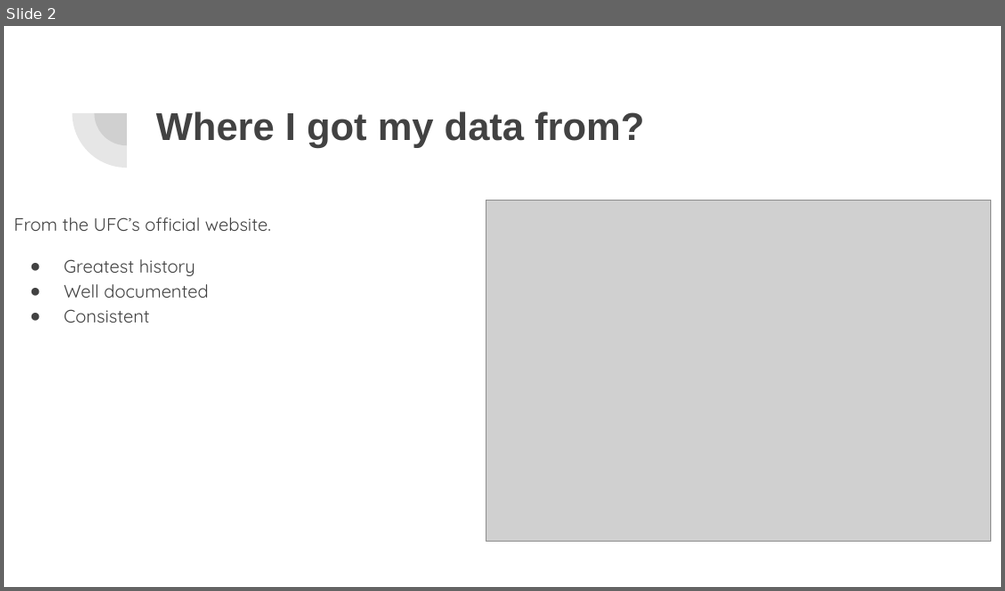
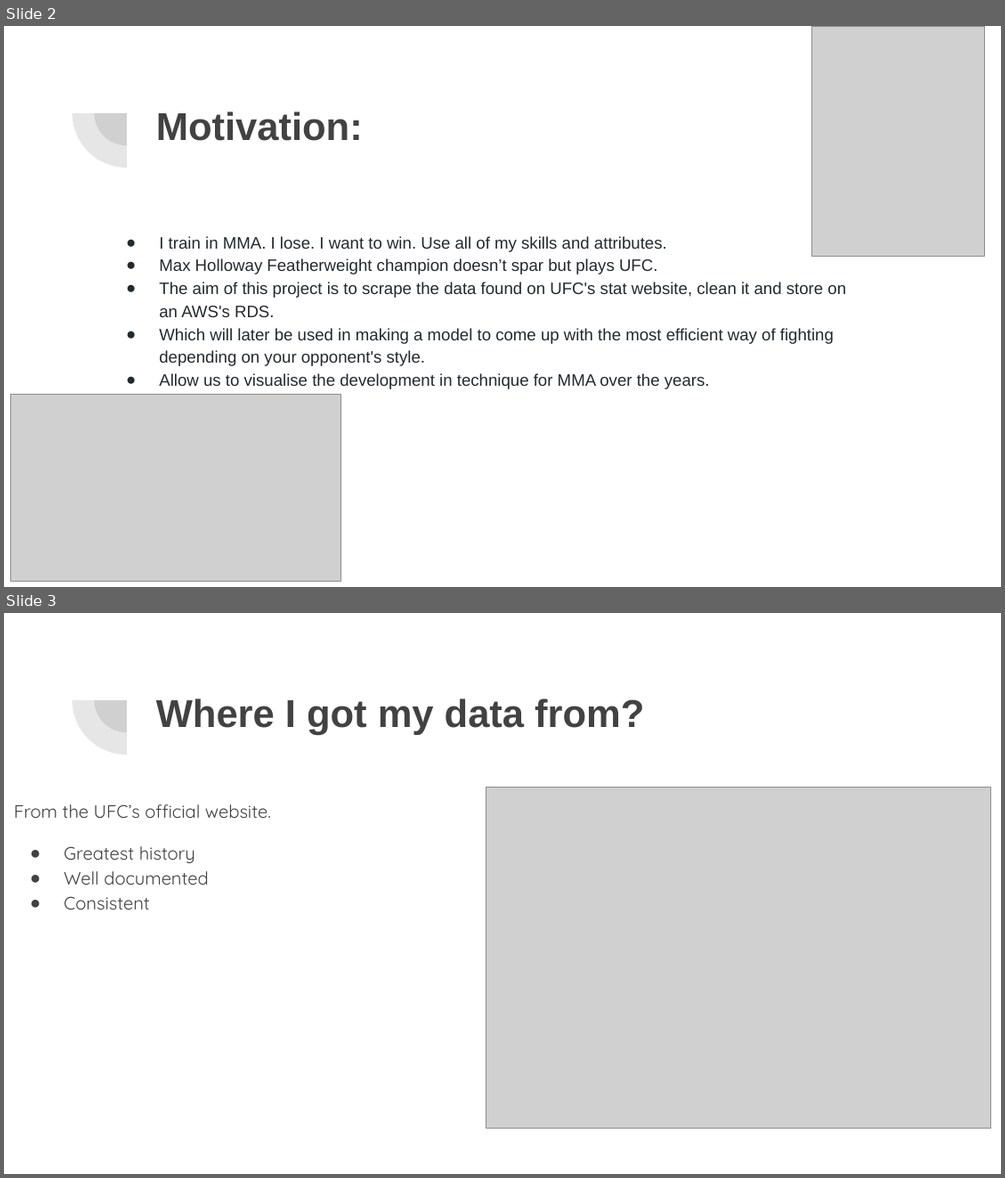
Before and after one commit to MIGUEL-LO/project_1_web_scrapping, a slide deck: Data Pipeline for MMA.pptx. Shown one above the other, each under a label of ours: slide 2 before the commit, slides 2 and 3 after it. The pictures are 1005x591 and 1005x1178 pixels, drawn with LibreOffice and Linux fonts; fonts in the diff are those of the drawing; grey boxes stand for pictures. Boxes give left, top, right and bottom in pixels: in the first picture for what was removed or moved away, otherwise in the second. Text is boxed around its words. In the diff, an @@ line names an element or a change of style, - is before the commit and + after.

```diff
--- a/Data Pipeline for MMA.pptx
+++ b/Data Pipeline for MMA.pptx
@@ slide 2 added at [4,26,1001,587], background #FFFFFF; not listed: 2 template elements that a slide beside it also shows @@
@@ picture added at [812,26,985,257] @@
@@ title added at [156,111,363,141], 28 pt, text #424242, bold @@
+Motivation:
@@ text added at [159,236,846,389], 12 pt, text #24292E @@
+● I train in MMA. I lose. I want to win. Use all of my skills and attributes.
+● Max Holloway Featherweight champion doesn’t spar but plays UFC.
+● The aim of this project is to scrape the data found on UFC's stat website, clean it and store on an AWS's RDS.
+● Which will later be used in making a model to come up with the most efficient way of fighting depending on your opponent's style.
+● Allow us to visualise the development in technique for MMA over the years.
@@ picture added at [11,394,341,580] @@
@@ what was slide 2 is now slide 3 @@
```
Also in this commit, not shown: 7 slides changed, 2 other slides added.
